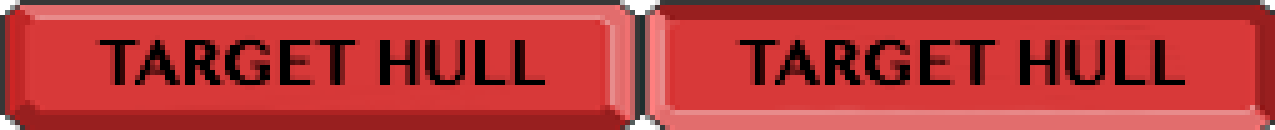
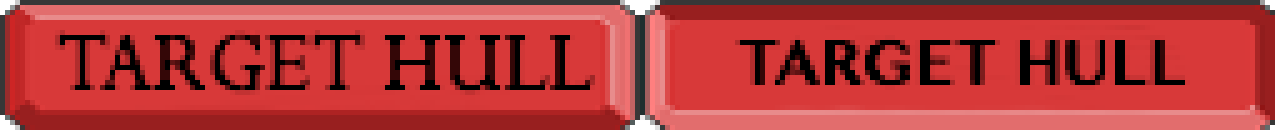
Layered file, before and after one edit (1275 × 130). Changes by layer:
painted on "TARGET HULL" over [55,30,595,95]
